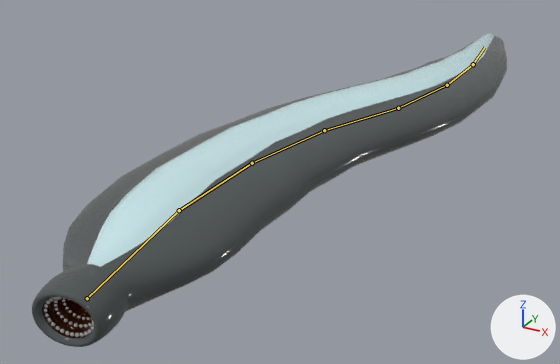
The Blender file 테스트용 3D모델/블렌더 파일/Leech.blend: old version first, new version second.
Both versions are drawn from a camera (50 mm lens) standing at (6.63, -15.52, 5.68) and looking at (-1.16, -1.36, -1.4). The axes (+X, +Y, +Z) are drawn at lower right. The lights are the same throughout. The older version comes first. Both versions are drawn at frame 10 of the action 'ArmatureAction'; the numbers are the values there. The bones that bend it are drawn over the model as lines.
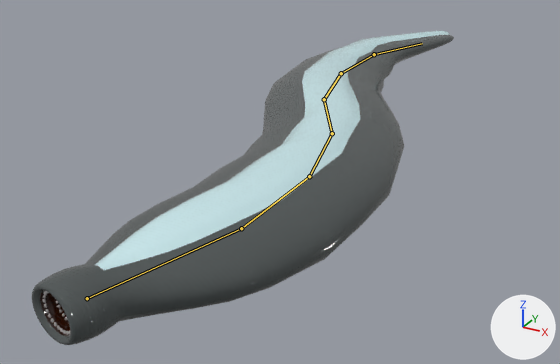
The change, as a list of edits to the scene's bpy script:
```text
Change bone_bone:
    where bone_bone = bpy.data.objects['Armature'].pose.bones['Bone']
    bone_bone.rotation_quaternion: (0.996, 0.0, 0.0, 0.09) -> (0.991, 0.0, 0.0, -0.131)  # degrees (0, 0, 10) -> degrees (0, 0, -15)
Change bone_bone_001:
    where bone_bone_001 = bpy.data.objects['Armature'].pose.bones['Bone.001']  # child of 'Bone'
    bone_bone_001.rotation_quaternion: (0.996, 0.0, 0.0, -0.09) -> (0.991, 0.0, 0.0, 0.131)  # degrees (0, 0, -10) -> degrees (0, 0, 15)
Change bone_bone_002:
    where bone_bone_002 = bpy.data.objects['Armature'].pose.bones['Bone.002']  # child of 'Bone.001'
    bone_bone_002.rotation_quaternion: (0.996, 0.0, 0.0, -0.09) -> (0.991, 0.0, 0.0, 0.131)  # degrees (0, 0, -10) -> degrees (0, 0, 15)
Change bone_bone_003:
    where bone_bone_003 = bpy.data.objects['Armature'].pose.bones['Bone.003']  # child of 'Bone.002'
    bone_bone_003.rotation_quaternion: (0.996, 0.0, 0.0, -0.09) -> (0.991, 0.0, 0.0, 0.131)  # degrees (0, 0, -10) -> degrees (0, 0, 15)
Change bone_bone_004:
    where bone_bone_004 = bpy.data.objects['Armature'].pose.bones['Bone.004']  # child of 'Bone.003'
    bone_bone_004.rotation_quaternion: (0.996, 0.0, 0.0, 0.09) -> (0.991, 0.0, 0.0, -0.131)  # degrees (0, 0, 10) -> degrees (0, 0, -15)
Change bone_bone_005:
    where bone_bone_005 = bpy.data.objects['Armature'].pose.bones['Bone.005']  # child of 'Bone.004'
    bone_bone_005.rotation_quaternion: (0.996, 0.0, 0.0, 0.09) -> (0.991, 0.0, 0.0, -0.131)  # degrees (0, 0, 10) -> degrees (0, 0, -15)
Change bone_bone_006:
    where bone_bone_006 = bpy.data.objects['Armature'].pose.bones['Bone.006']  # child of 'Bone.005'
    bone_bone_006.rotation_quaternion: (0.994, -0.006, -0.079, 0.063) -> (0.984, -0.023, -0.076, -0.157)  # degrees (-1, -9, 7) -> degrees (-1, -9, -18)
```

Pixel boxes [x1, y1, x2, y2] of what changed, in the pictures (560 x 364 px):
'Cylinder', posed (11% narrower)
    before: [32, 33, 507, 347]
    after: [32, 31, 454, 345]
bone 'Bone', root to tip
    before: (87, 298) to (179, 210)
    after: (87, 298) to (241, 228)
bone 'Bone.001', root to tip
    before: (179, 210) to (252, 163)
    after: (241, 228) to (309, 176)
bone 'Bone.002', root to tip
    before: (252, 163) to (324, 130)
    after: (309, 176) to (332, 133)
bone 'Bone.003', root to tip
    before: (324, 130) to (398, 108)
    after: (332, 133) to (324, 99)
bone 'Bone.004', root to tip
    before: (398, 108) to (447, 85)
    after: (324, 99) to (341, 73)
bone 'Bone.005', root to tip
    before: (447, 85) to (473, 64)
    after: (341, 73) to (374, 54)
bone 'Bone.006', root to tip
    before: (473, 64) to (484, 47)
    after: (374, 54) to (422, 43)
